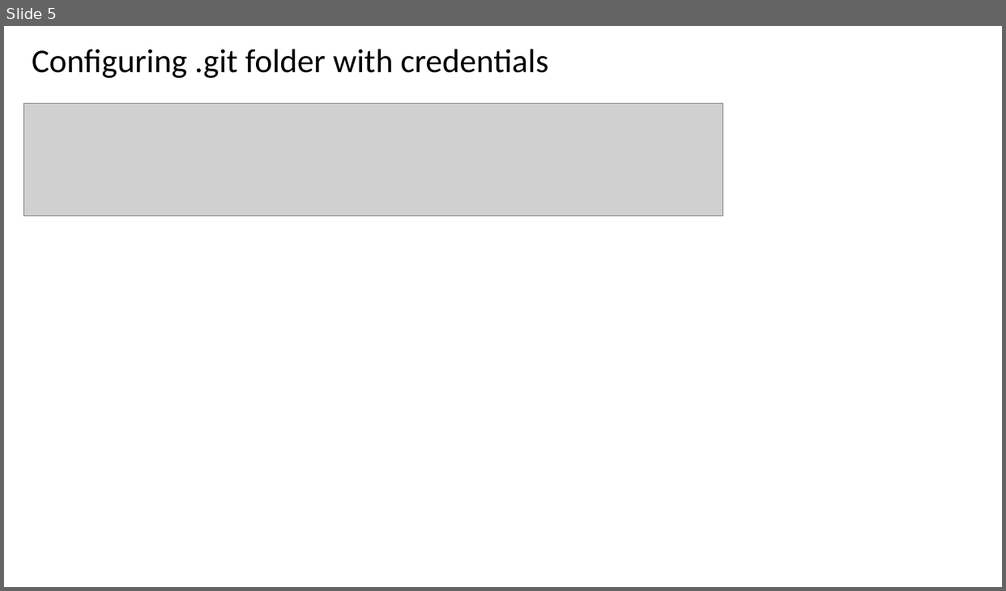
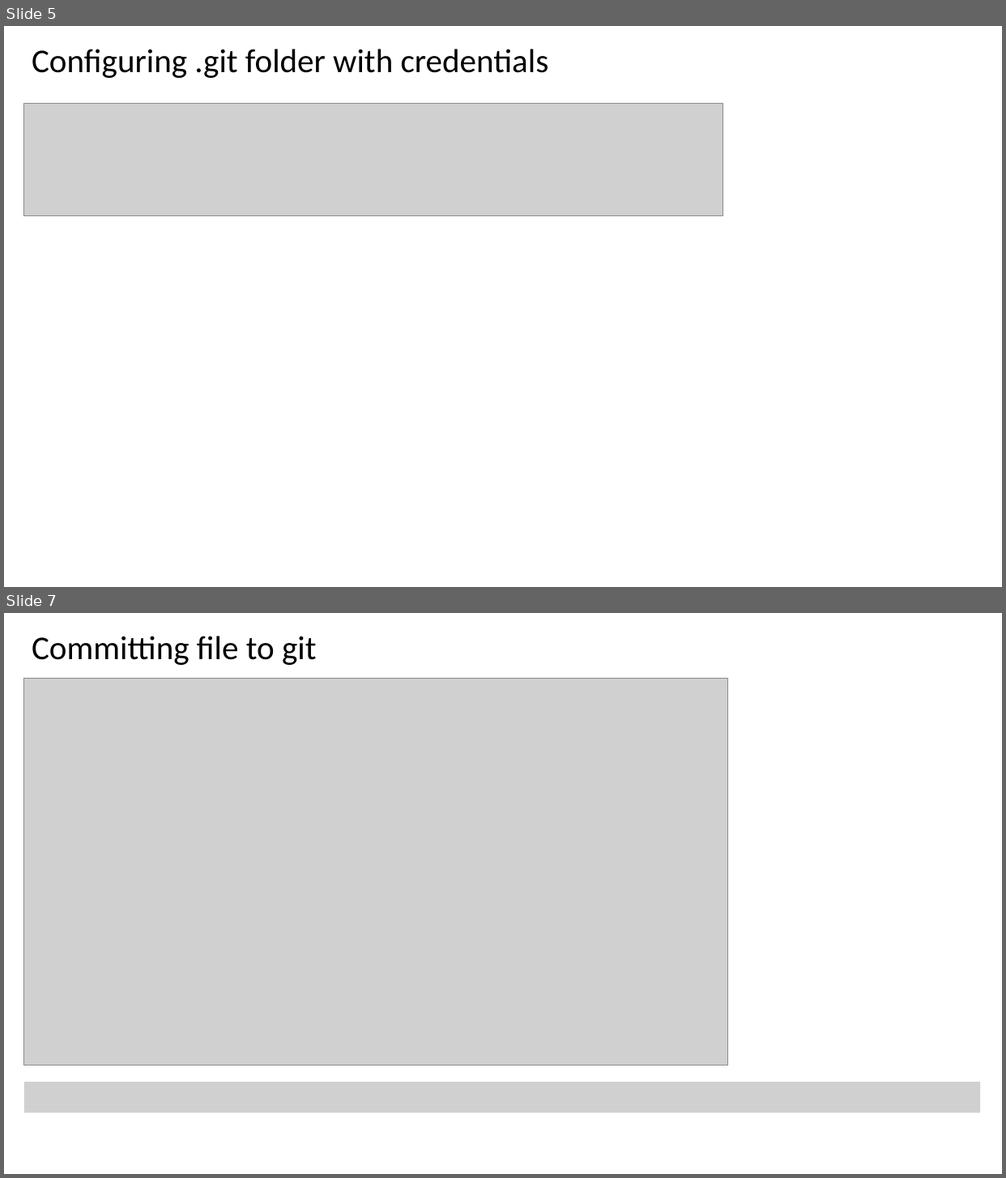
Before and after one commit to MayankDoda/Misc, a slide deck: Github Commands.pptx. Shown one above the other, each under a label of ours: slide 5 before the commit, slides 5 and 7 after it; the slides between them are not shown. The pictures are 1006x591 and 1006x1178 pixels, drawn with LibreOffice and Linux fonts; fonts in the diff are those of the drawing; grey boxes stand for pictures. Boxes give left, top, right and bottom in pixels: in the first picture for what was removed or moved away, otherwise in the second. Text is boxed around its words. In the diff, an @@ line names an element or a change of style, - is before the commit and + after.

Commit message:
Committing the updated ppt.

```diff
--- a/Github Commands.pptx
+++ b/Github Commands.pptx
@@ slide 7 added at box(4, 613, 1002, 1174), background #FFFFFF @@
@@ text added at box(32, 636, 316, 665), 32 pt, text #000000 @@
+Committing file to git
@@ picture added at box(24, 678, 728, 1065) @@
@@ picture added at box(24, 1082, 980, 1113) @@
```
Also in this commit, not shown: 1 slide changed, 5 other slides added.
